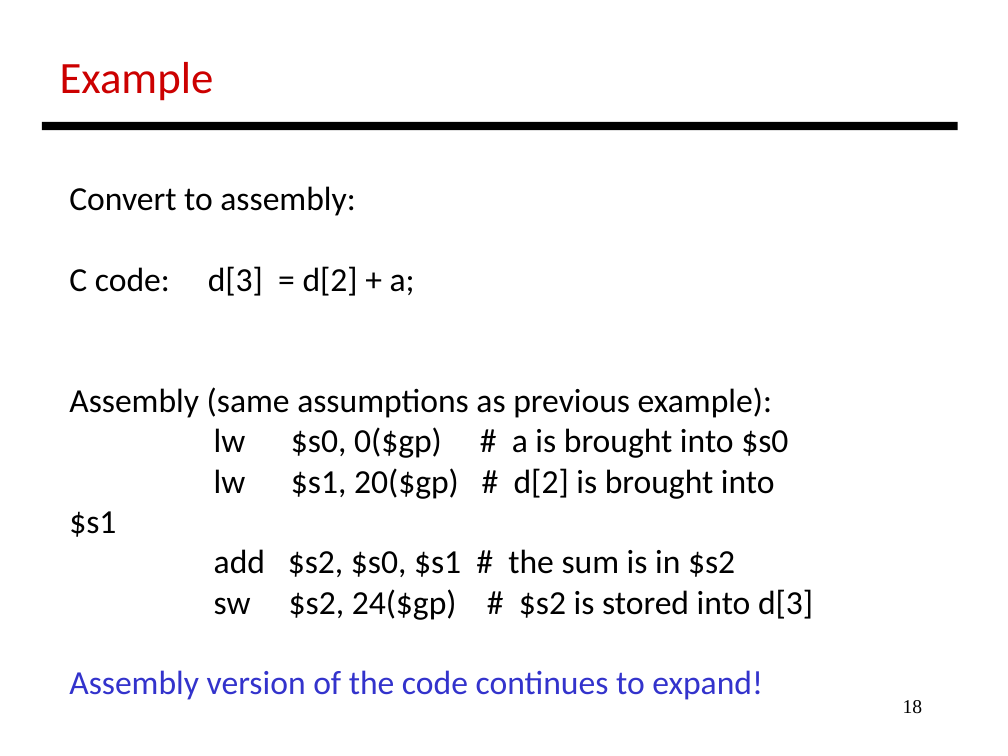
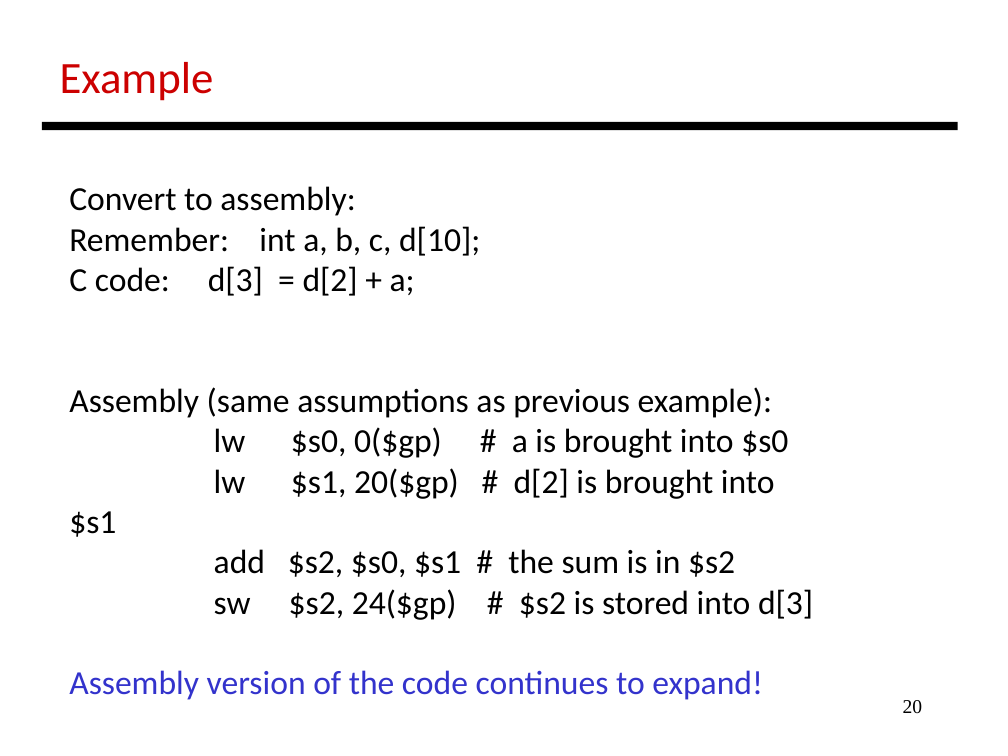
Before and after one commit to antonburtsev/cs3810, a slide deck: slide 20 of lectures/lecture04-mips/lecture-04-mips.odp (slide 18 before the commit). Drawn at 1008x756 pixels with LibreOffice and Linux fonts; fonts in the diff are those of the drawing. Boxes give left, top, right and bottom in pixels: in the first picture for what was removed or moved away, otherwise in the second. Text is boxed around its words. In the diff, an @@ line names an element or a change of style, - is before the commit and + after.

```diff
--- a/lectures/lecture04-mips/lecture-04-mips.odp
+++ b/lectures/lecture04-mips/lecture-04-mips.odp
@@ text at (69, 226, 480, 256): paragraph added @@
+Remember: int a, b, c, d[10];
@@ page number at (903, 700, 923, 714): text changed @@
-18
+20
```
Also in this commit, not shown: 2 other slides changed, 9 slides added, 1 slide removed, 1 other file.
